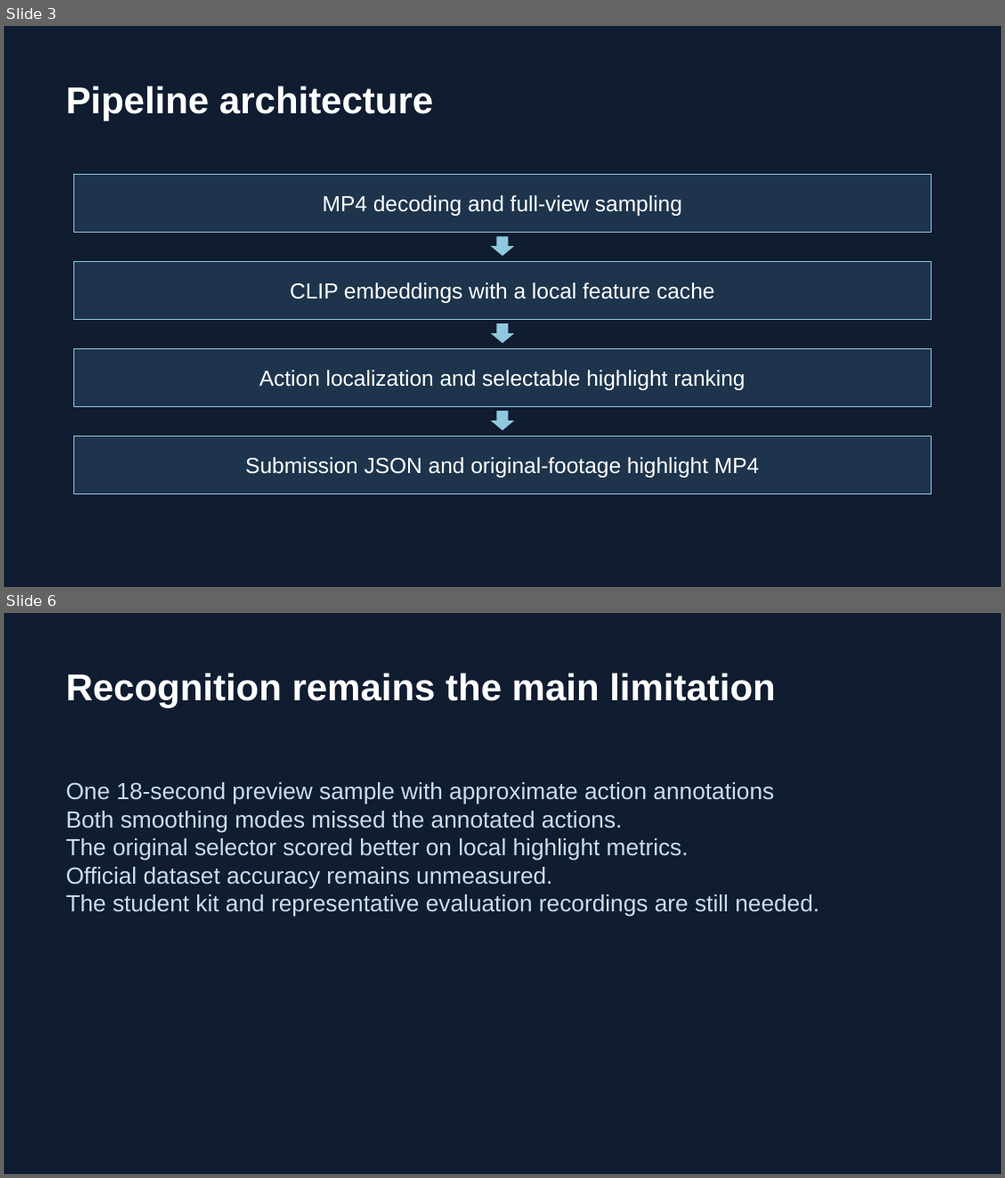
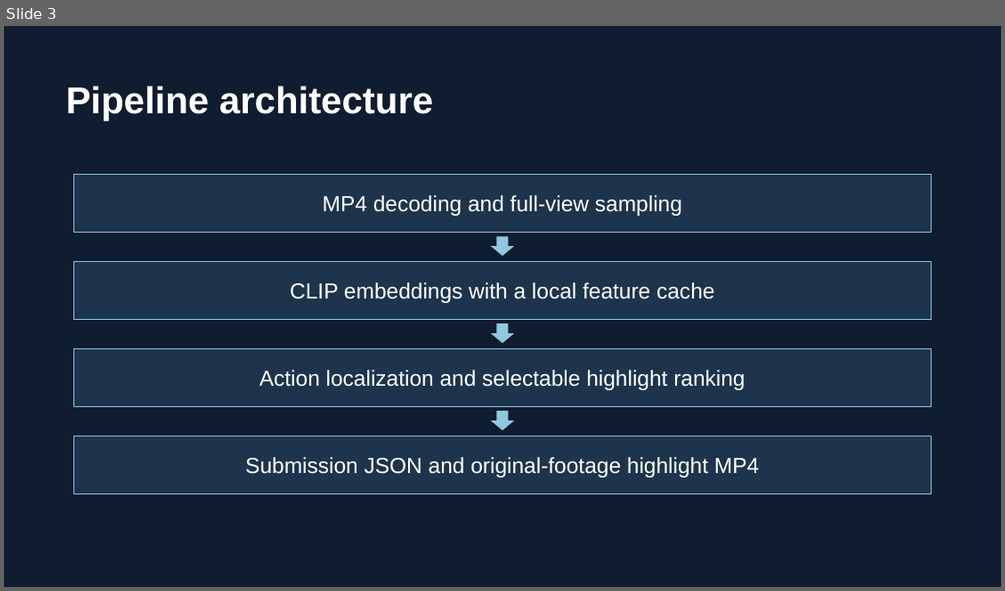
Before and after one commit to goodchanges/samsung-xr-track4, a slide deck: docs/VelloreInstituteOfTechnologyVellore_VIT.pptx. Shown one above the other, each under a label of ours: slides 3 and 6 before the commit, slide 3 after it; the slides between them are not shown. The pictures are 1005x1178 and 1005x591 pixels, drawn with LibreOffice and Linux fonts; fonts in the diff are those of the drawing. Boxes give left, top, right and bottom in pixels: in the first picture for what was removed or moved away, otherwise in the second. Text is boxed around its words. In the diff, an @@ line names an element or a change of style, - is before the commit and + after.

Commit message:
feat(recognition): checkpoint Track 4 prototype and evaluation

```diff
--- a/docs/VelloreInstituteOfTechnologyVellore_VIT.pptx
+++ b/docs/VelloreInstituteOfTechnologyVellore_VIT.pptx
@@ slide 6 removed at (x1=4, y1=613, x2=1001, y2=1174), background #101C30 @@
@@ text removed at (x1=66, y1=673, x2=775, y2=708) @@
-Recognition remains the main limitation
@@ text removed at (x1=66, y1=782, x2=819, y2=916) @@
-One 18-second preview sample with approximate action annotations
-Both smoothing modes missed the annotated actions.
-The original selector scored better on local highlight metrics.
-Official dataset accuracy remains unmeasured.
-The student kit and representative evaluation recordings are still needed.
```
Also in this commit, not shown: 4 slides added, 3 other slides removed, 33 other files.
